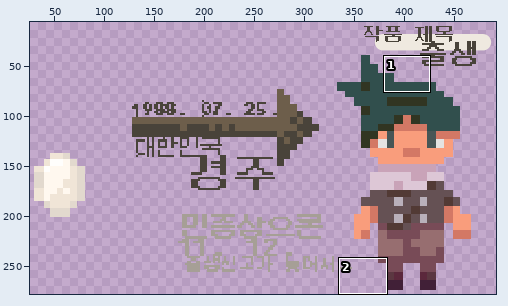
File history of a sprite sheet, resource/img/profile0.png. Above: a wide view before the commit, with the close-up outlined.
Close-up. Before:
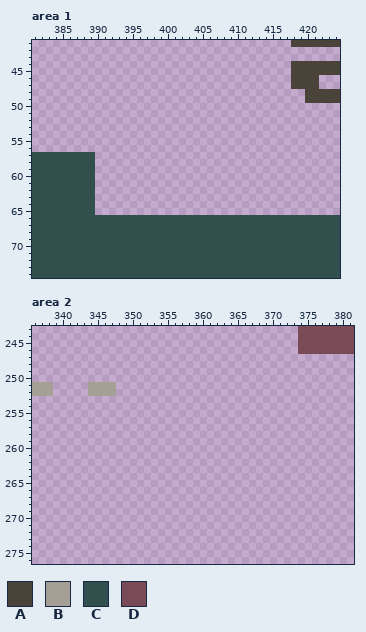
The file is 500x313 pixels. Pixels under 10% opacity are left out. Colours within 5 levels of each other are drawn and written as one. Shown: area 1: x 381..424, y 41..74; area 2: x 336..381, y 243..276. The wide view leaves out empty margins.
Palette (. is transparent): A #49433a  B #a69f96  C #314f4d  D #784b57
Pixels before, area 1, first column x 381:
41 .....................................AAAAAAA
42 ............................................
43 ............................................
44 .....................................AAAAAAA
45 .....................................AAAAAAA
46 .....................................AAAA...
47 .....................................AAAA...
48 .......................................AAAAA
49 .......................................AAAAA
50 ............................................
51 ............................................
52 ............................................
53 ............................................
54 ............................................
55 ............................................
56 ............................................
57 CCCCCCCCC...................................
58 CCCCCCCCC...................................
59 CCCCCCCCC...................................
60 CCCCCCCCC...................................
61 CCCCCCCCC...................................
62 CCCCCCCCC...................................
63 CCCCCCCCC...................................
64 CCCCCCCCC...................................
65 CCCCCCCCC...................................
66 CCCCCCCCCCCCCCCCCCCCCCCCCCCCCCCCCCCCCCCCCCCC
67 CCCCCCCCCCCCCCCCCCCCCCCCCCCCCCCCCCCCCCCCCCCC
68 CCCCCCCCCCCCCCCCCCCCCCCCCCCCCCCCCCCCCCCCCCCC
69 CCCCCCCCCCCCCCCCCCCCCCCCCCCCCCCCCCCCCCCCCCCC
70 CCCCCCCCCCCCCCCCCCCCCCCCCCCCCCCCCCCCCCCCCCCC
71 CCCCCCCCCCCCCCCCCCCCCCCCCCCCCCCCCCCCCCCCCCCC
72 CCCCCCCCCCCCCCCCCCCCCCCCCCCCCCCCCCCCCCCCCCCC
73 CCCCCCCCCCCCCCCCCCCCCCCCCCCCCCCCCCCCCCCCCCCC
74 CCCCCCCCCCCCCCCCCCCCCCCCCCCCCCCCCCCCCCCCCCCC
Pixels before, area 2, first column x 336:
243 ......................................DDDDDDDD
244 ......................................DDDDDDDD
245 ......................................DDDDDDDD
246 ......................................DDDDDDDD
247 ..............................................
248 ..............................................
249 ..............................................
250 ..............................................
251 BBB.....BBBB..................................
252 BBB.....BBBB..................................
Once edited:
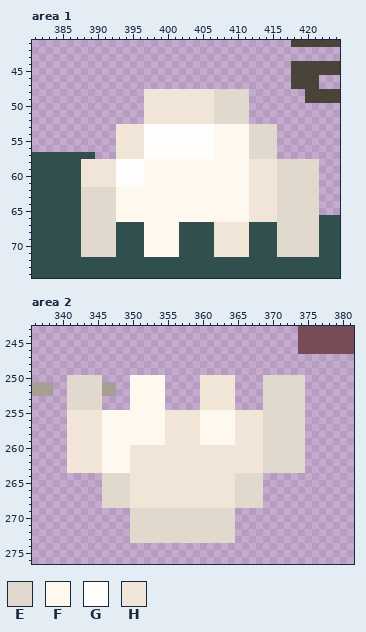
Colours new in this view: E #e2d9ce  F #fff8ef  G #fffefc  H #f0e5d7
The commit says: 프로필 이미지 수정
The edit:
Area 1:
The author put colour E in rows 48 to 52 at x 407 to 411; in rows 53 to 57 at x 412 to 415; in rows 58 to 61 at x 416 to 421; in rows 62 to 65 at x 390 to 392 and 416 to 421.
Colour C becomes colour E in rows 62 to 65 at x 388 to 389; in rows 66 to 71 at x 388 to 392 and 416 to 421.
The author put colour F in rows 53 to 57 at x 407 to 411; in rows 58 to 61 at x 397 to 411; in rows 62 to 65 at x 393 to 411.
Colour C becomes colour F in row 66 at x 393 to 411; in rows 67 to 71 at x 397 to 401.
The author put colour G in rows 53 to 57 at x 397 to 406; in rows 58 to 61 at x 393 to 396.
The author put colour H in rows 48 to 52 at x 397 to 406; in rows 53 to 57 at x 393 to 396; in rows 58 to 61 at x 390 to 392 and 412 to 415; in rows 62 to 65 at x 412 to 415.
Colour C becomes colour H in rows 58 to 61 at x 388 to 389; in row 66 at x 412 to 415; in rows 67 to 71 at x 407 to 411.
Area 2:
The author put colour E in row 250 at x 341 to 345 and 369 to 374; in rows 251 to 252 at x 341 to 343 and 369 to 374; in rows 253 to 254 at x 341 to 345 and 369 to 374; in rows 255 to 263 at x 369 to 374; in rows 264 to 268 at x 346 to 349 and 365 to 368; in rows 269 to 273 at x 350 to 364.
Colour B becomes colour E in rows 251 to 252 at x 344 to 345.
The author put colour F in rows 250 to 254 at x 350 to 354; in rows 255 to 259 at x 346 to 354 and 360 to 364; in rows 260 to 263 at x 346 to 349.
The author put colour H in rows 250 to 254 at x 360 to 364; in rows 255 to 259 at x 341 to 345, 355 to 359 and 365 to 368; in rows 260 to 263 at x 341 to 345 and 350 to 368; in rows 264 to 268 at x 350 to 364.
Pixel boxes of the changes (left, top, right, bottom) in both close-ups:
changed: (81, 89, 319, 257)
changed: (67, 375, 305, 543)
